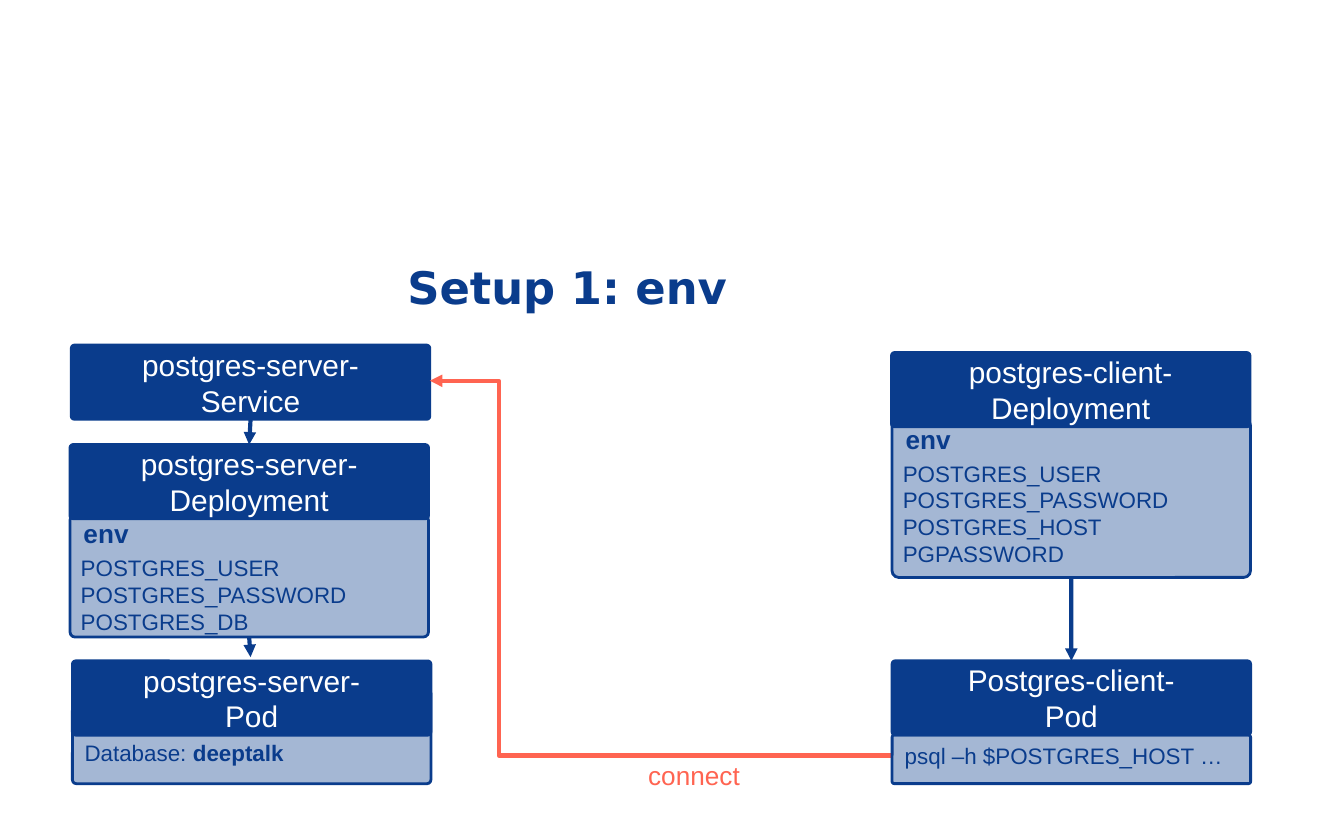
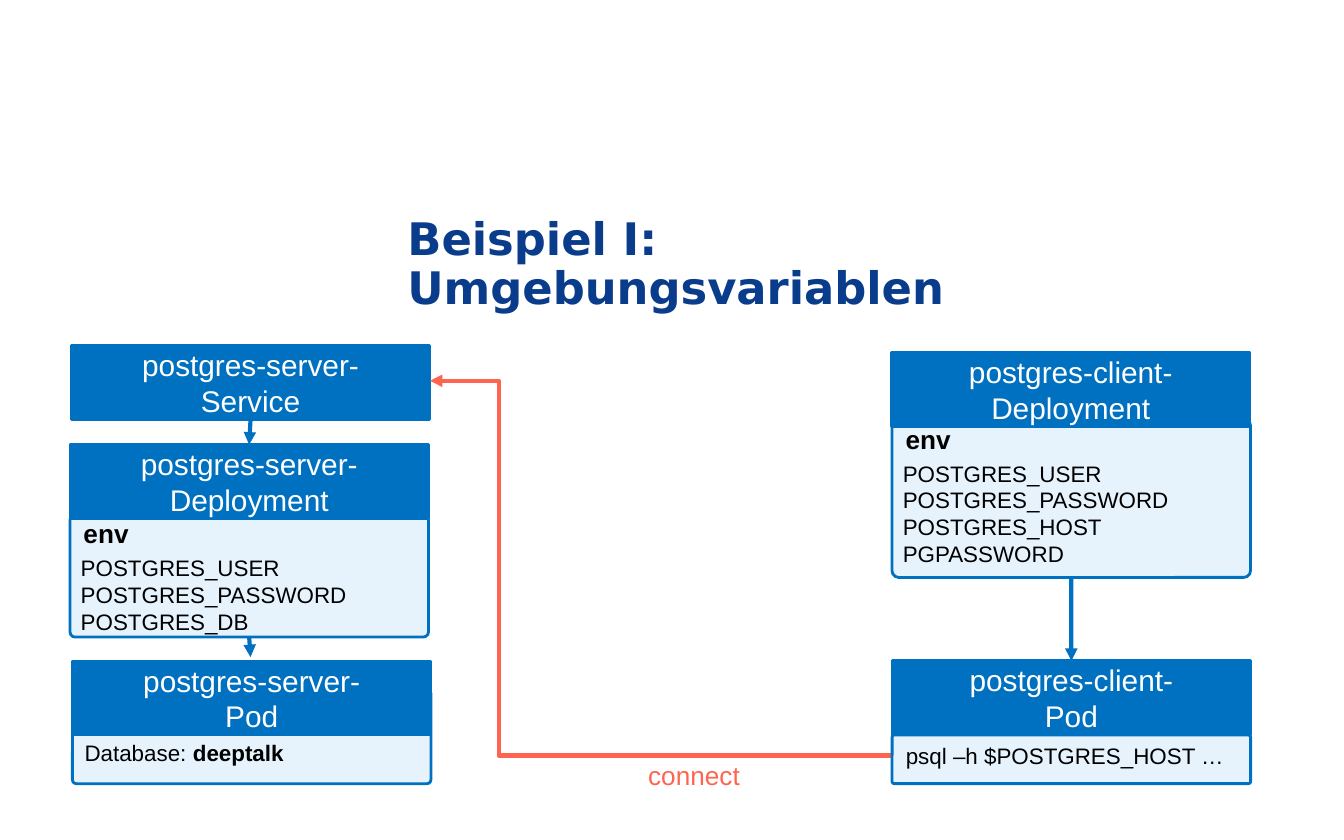
Before and after one commit to grothesk/deepshore-labs, a slide deck: slide 7 of 04-configmaps-und-secrets/deeptalk-04-fb.pptx (slide 6 before the commit). Drawn at 1344x840 pixels with LibreOffice and Linux fonts; fonts in the diff are those of the drawing; background and template pictures are left out. Boxes give left, top, right and bottom in pixels: in the first picture for what was removed or moved away, otherwise in the second. Text is boxed around its words. In the diff, an @@ line names an element or a change of style, - is before the commit and + after.

```diff
--- a/04-configmaps-und-secrets/deeptalk-04-fb.pptx
+++ b/04-configmaps-und-secrets/deeptalk-04-fb.pptx
@@ title at (407,221,944,314): text changed @@
-Setup 1: env
+Beispiel I:
+Umgebungsvariablen
@@ arrow (250, 419) - (249, 445): stroke #0A3C8C 2.25 pt to #0070C0 2.25 pt @@
@@ arrow (1071, 578) - (1071, 661): stroke #0A3C8C 2.25 pt to #0070C0 2.25 pt @@
@@ arrow (249, 637) - (250, 657): stroke #0A3C8C 2.25 pt to #0070C0 2.25 pt @@
@@ rounded rectangle to rectangle; fill #0A3C8C to #0070C0; outline #0A3C8C 1.5 pt to #0070C0 1.5 pt in 5 elements at (71,345,430,419), (891,352,1250,426), (70,445,429,519), (73,661,431,735), (892,661,1251,735) @@
@@ text in rectangle at (970,669,1173,728): text changed @@
-Postgres-client-
-Pod
+postgres-client-
+Pod
@@ text colour #0A3C8C to #000000 in 6 elements at (81,560,347,635), (83,529,128,544), (903,466,1169,563), (906,435,951,450), (85,744,284,766), (906,747,1195,769) @@
@@ fill #0A3C8C at 37% opacity to #BCE1FC at 37% opacity; outline #0A3C8C 1.5 pt to #0070C0 1.5 pt in 4 elements at (70,515,429,637), (892,419,1251,578), (73,689,431,784), (892,735,1251,784) @@
```
Also in this commit, not shown: 7 other slides changed, 11 slides added, 1 slide removed, 5 other files.
